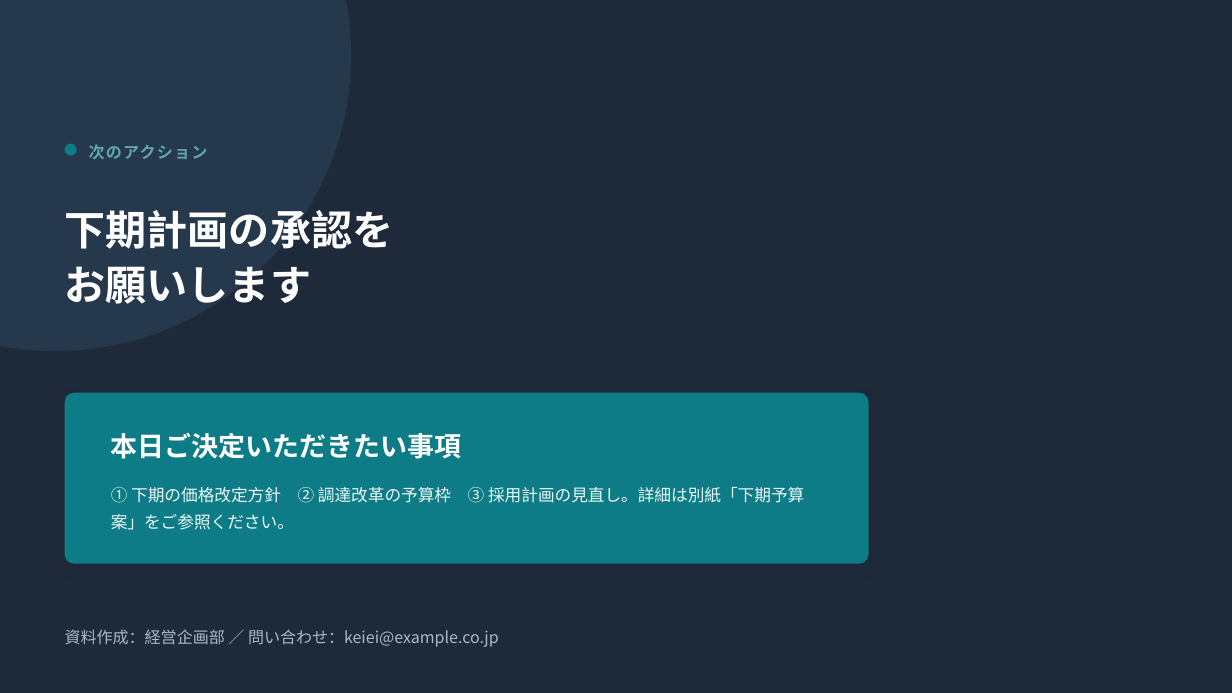
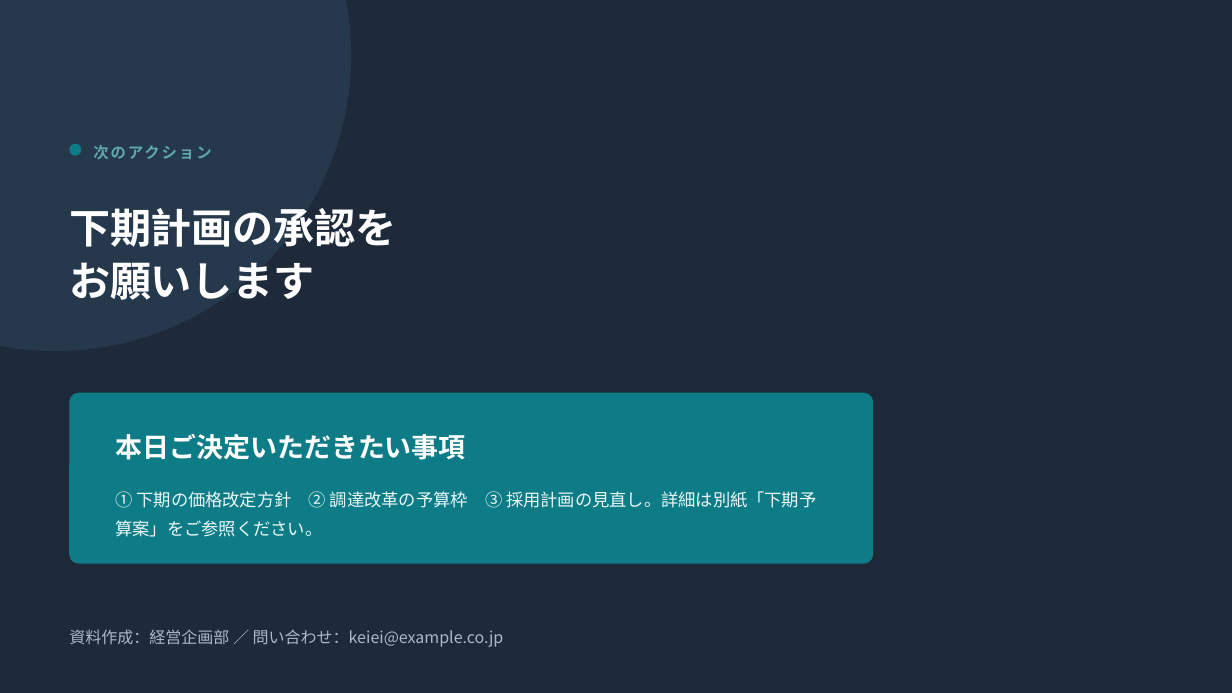
Before and after one commit to daikichi-lab/design-system-plugin, a slide deck: slide 10 of pptx-creation-plugin/examples/financial-analysis/out/deck.pptx. Drawn at 1232x693 pixels with LibreOffice and Linux fonts; fonts in the diff are those of the drawing. Boxes give left, top, right and bottom in pixels: in the first picture for what was removed or moved away, otherwise in the second. Text is boxed around its words. In the diff, an @@ line names an element or a change of style, - is before the commit and + after.

```diff
--- a/pptx-creation-plugin/examples/financial-analysis/out/deck.pptx
+++ b/pptx-creation-plugin/examples/financial-analysis/out/deck.pptx
@@ 2 texts, 1 rounded rectangle, 1 ellipse: place and size @@
-2 texts, 1 rounded rectangle, 1 ellipse at box(65, 143, 869, 647)
+2 texts, 1 rounded rectangle, 1 ellipse at box(69, 143, 873, 647)
@@ text "次のアクション" at box(93, 145, 211, 159): size 12.5 to 12 pt, letter spacing 1 to 1.5 pt @@
@@ text "下期計画の承認を" at box(69, 208, 396, 300): letter spacing 0 to -0.2 pt; line spacing 1.12 to 1.08 @@
@@ rounded rectangle at box(69, 393, 873, 564): shadow changed @@
@@ text "① 下期の価格改定方針 ② 調達改革の予算枠 ③ ..." at box(115, 491, 816, 537): size 13 to 13.5 pt; line spacing 1.35 to 1.4 @@
```
Also in this commit, not shown: 9 other slides changed, 25 other files.
